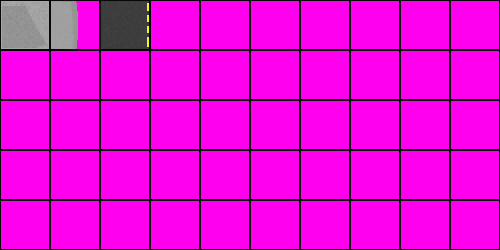
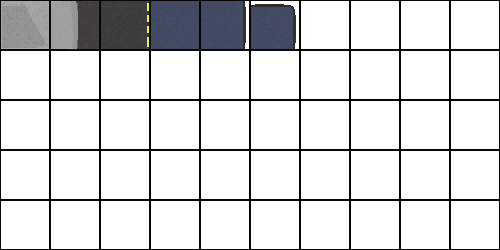
Two versions of the same layered image (w=500, h=250). Layer-by-layer changes:
added layer "roof corner" above "roof edge" over [left=164, top=1, right=420, bottom=249]
added layer "roof edge" above "roof" over [left=178, top=1, right=370, bottom=249]
added layer "roof" above "road edge" over [left=128, top=1, right=256, bottom=64]
renamed "Paint Layer 2 Merged" to "road edge", painted on it over [left=1, top=1, right=256, bottom=192]
painted on "road" over [left=1, top=1, right=192, bottom=192]
hid "Background" over [left=1, top=1, right=499, bottom=249]
